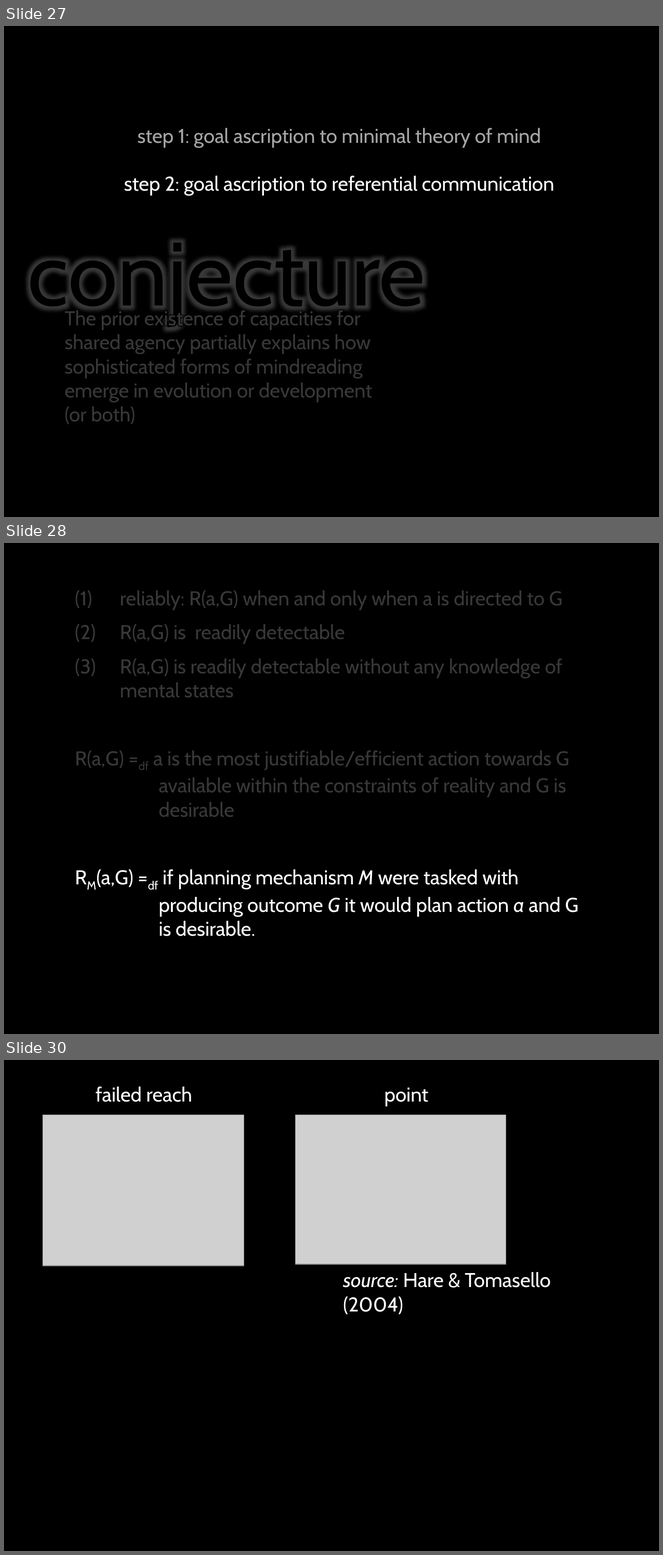
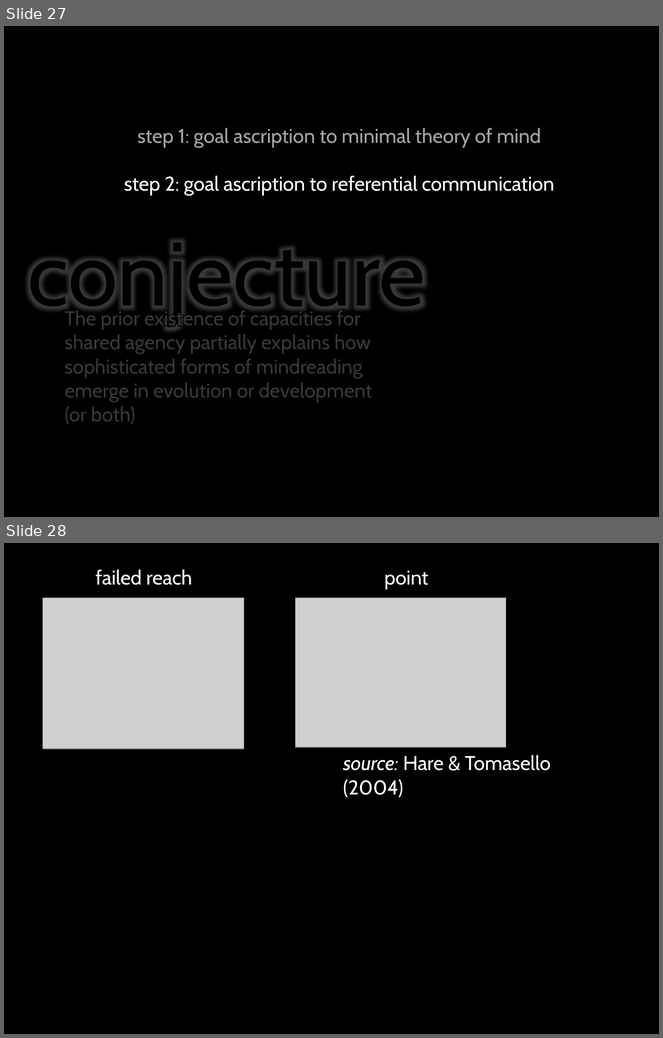
Before and after one commit to butterfill/lecture_mindreading_joint_action_philosophical_tools, a slide deck: lecture09 interacting mindreaders/lecture09 interacting mindreaders.pptx. Shown one above the other, each under a label of ours: slides 27, 28 and 30 before the commit, slides 27 and 28 after it; the slides between them are not shown. The pictures are 663x1555 and 663x1038 pixels, drawn with LibreOffice and Linux fonts; fonts in the diff are those of the drawing; grey boxes stand for pictures. Boxes give left, top, right and bottom in pixels: in the first picture for what was removed or moved away, otherwise in the second. Text is boxed around its words. In the diff, an @@ line names an element or a change of style, - is before the commit and + after.

```diff
--- a/lecture09 interacting mindreaders/lecture09 interacting mindreaders.pptx
+++ b/lecture09 interacting mindreaders/lecture09 interacting mindreaders.pptx
@@ slide 28 removed at box(4, 543, 659, 1034), background #000000 @@
@@ rectangle removed at box(4, 543, 659, 835) @@
@@ text removed at box(75, 590, 579, 937) @@
-(1) reliably: R(a,G) when and only when a is directed to G
-(2) R(a,G) is readily detectable
-(3) R(a,G) is readily detectable without any knowledge of mental states
-R(a,G) =df a is the most justifiable/efficient action towards G available within the constraints of reality and G is desirable
-RM(a,G) =df if planning mechanism M were tasked with producing outcome G it would plan action a and G is desirable.
@@ what was slide 30 is now slide 28 @@
```
Also in this commit, not shown: 3 slides changed, 4 slides added, 5 other slides removed, 5 other files.
